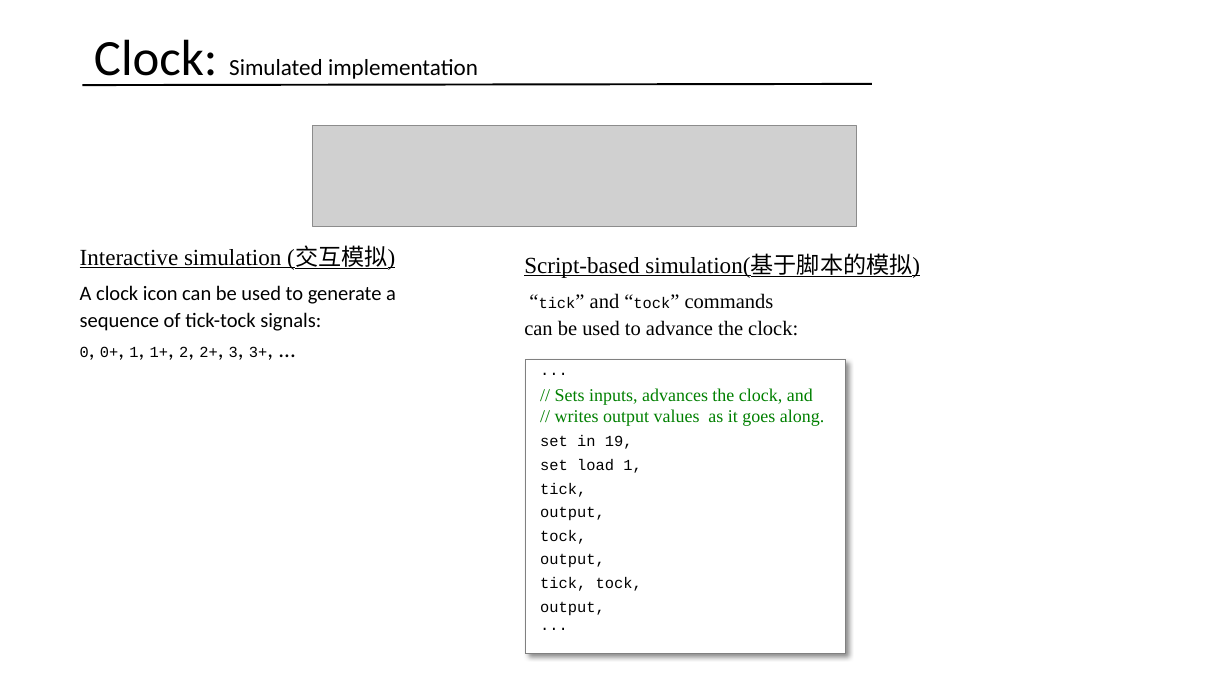
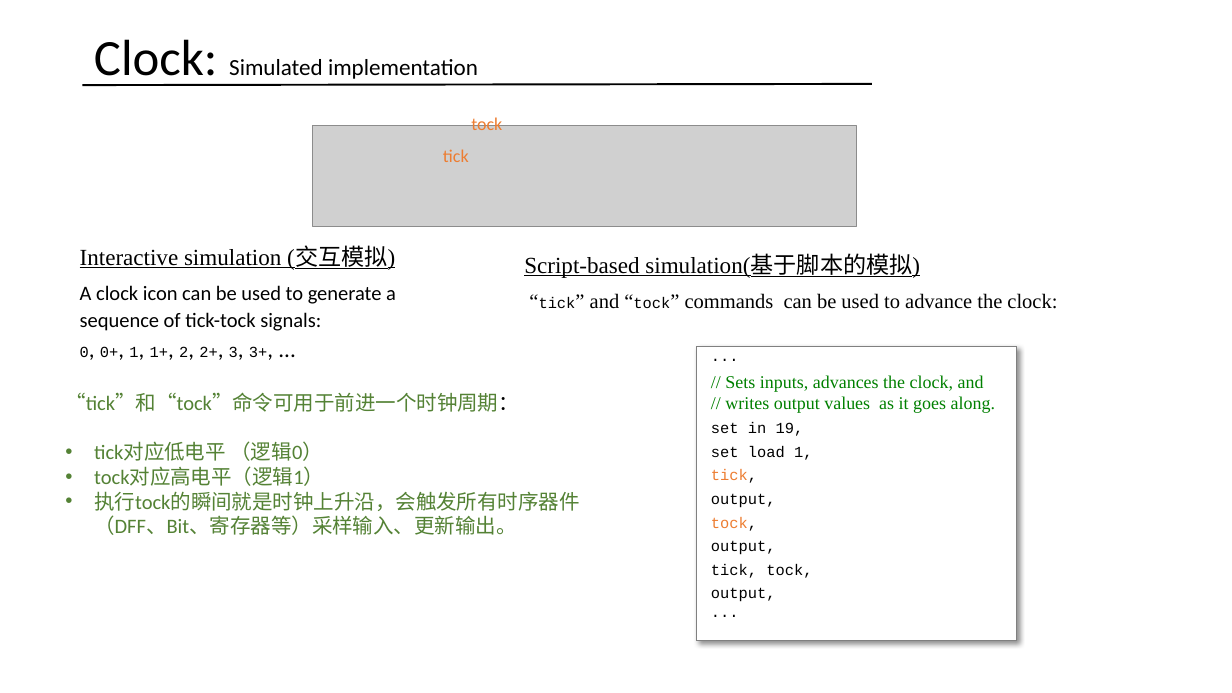
Before and after one commit to vcboy1/Leeds, a slide deck: slide 20 of 26fall/1860/Lecture/Week1.7/Lec 1.7.2 Sequential logic.pptx (slide 22 before the commit). Drawn at 1232x693 pixels with LibreOffice and Linux fonts; fonts in the diff are those of the drawing; grey boxes stand for pictures. Boxes give left, top, right and bottom in pixels: in the first picture for what was removed or moved away, otherwise in the second. Text is boxed around its words. In the diff, an @@ line names an element or a change of style, - is before the commit and + after.

```diff
--- a/26fall/1860/Lecture/Week1.7/Lec 1.7.2 Sequential logic.pptx
+++ b/26fall/1860/Lecture/Week1.7/Lec 1.7.2 Sequential logic.pptx
@@ text added at (471,116,502,130), 14 pt, text #ED7D31 @@
+tock
@@ text added at (443,149,469,162), 14 pt, text #ED7D31 @@
+tick
@@ text "Script-based simulation(基于脚本的模拟)" rewrapped from (524,254,920,336) to (524,254,1057,309) @@
@@ rectangle "...": place and size @@
-rectangle "..." at (526,360,846,653)
+rectangle "..." at (697,347,1017,640)
@@ text added at (65,392,580,535), 16 pt, text #548235 @@
+“tick”和“tock”命令可用于前进一个时钟周期：
+• tick对应低电平 （逻辑0）
+• tock对应高电平（逻辑1）
+• 执行tock的瞬间就是时钟上升沿，会触发所有时序器件（DFF、Bit、寄存器等）采样输入、更新输出。
@@ text in rectangle at (711,469,757,531): text colour #000000 to #ED7D31 in "tick,", "tock," @@
```
Also in this commit, not shown: 31 other slides changed, 8 slides added, 4 slides removed, 4 other files.
